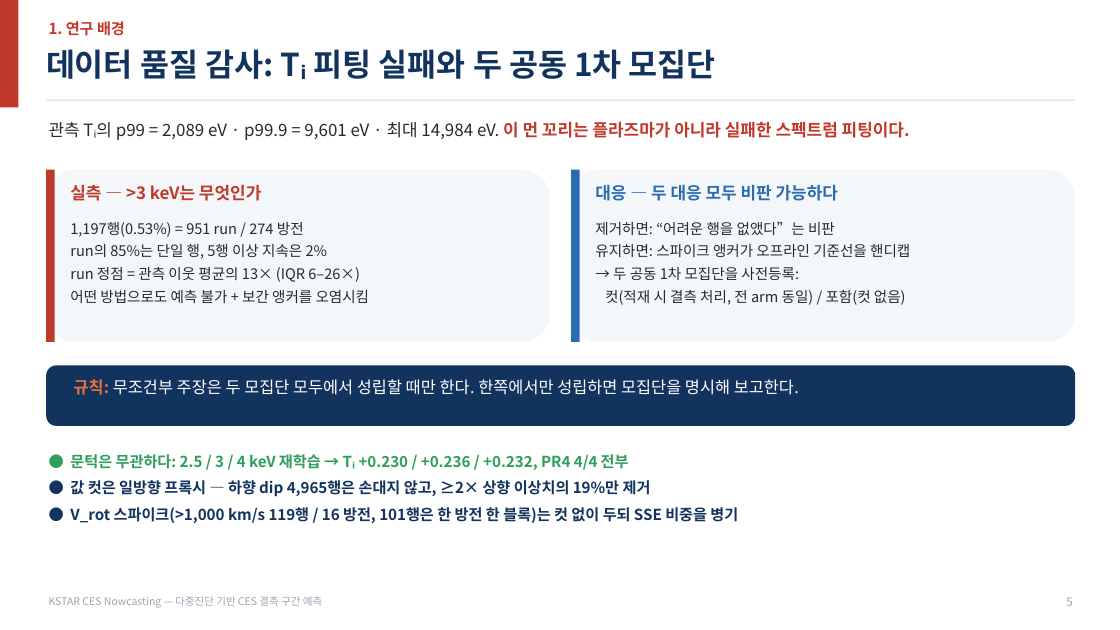
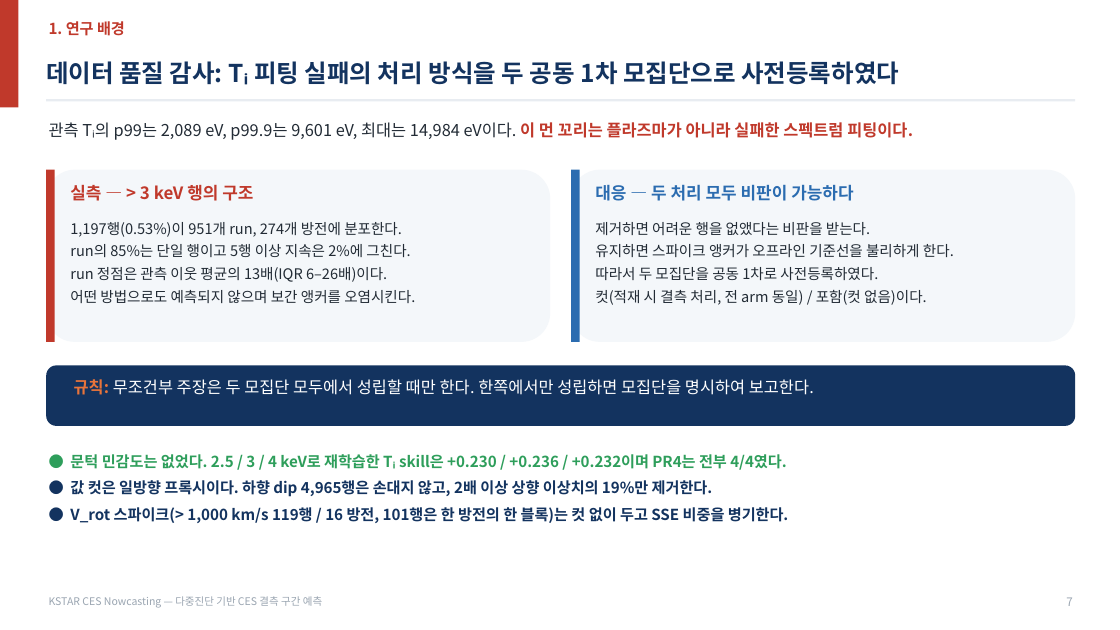
Before and after one commit to iseungsang01/ml-intern-revision, a slide deck: slide 9 of docs/presentation/KSTAR_CES_발표자료.pptx (slide 7 before the commit). Drawn at 1120x630 pixels with LibreOffice and Linux fonts; fonts in the diff are those of the drawing. Boxes give left, top, right and bottom in pixels: in the first picture for what was removed or moved away, otherwise in the second. Text is boxed around its words. In the diff, an @@ line names an element or a change of style, - is before the commit and + after.

```diff
--- a/docs/presentation/KSTAR_CES_발표자료.pptx
+++ b/docs/presentation/KSTAR_CES_발표자료.pptx
@@ text "데이터 품질 감사: Tᵢ 피팅 ..." at (x1=46, y1=61, x2=899, y2=85): vertical alignment top to middle @@
@@ text at (x1=46, y1=61, x2=899, y2=85): text changed; size 27 to 21 pt @@
-데이터 품질 감사: Tᵢ 피팅 실패와 두 공동 1차 모집단
+데이터 품질 감사: Tᵢ 피팅 실패의 처리 방식을 두 공동 1차 모집단으로 사전등록하였다
@@ text at (x1=49, y1=122, x2=913, y2=140): text changed; size 14.5 to 14 pt @@
-관측 Tᵢ의 p99 = 2,089 eV · p99.9 = 9,601 eV · 최대 14,984 eV. 이 먼 꼬리는 플라즈마가 아니라 실패한 스펙트럼 피팅이다.
+관측 Tᵢ의 p99는 2,089 eV, p99.9는 9,601 eV, 최대는 14,984 eV이다. 이 먼 꼬리는 플라즈마가 아니라 실패한 스펙트럼 피팅이다.
@@ text at (x1=70, y1=184, x2=253, y2=201): text changed @@
-실측 — >3 keV는 무엇인가
+실측 — > 3 keV 행의 구조
@@ text at (x1=595, y1=184, x2=853, y2=201): text changed @@
-대응 — 두 대응 모두 비판 가능하다
+대응 — 두 처리 모두 비판이 가능하다
@@ text at (x1=70, y1=222, x2=415, y2=303): text changed @@
-1,197행(0.53%) = 951 run / 274 방전
-run의 85%는 단일 행, 5행 이상 지속은 2%
-run 정점 = 관측 이웃 평균의 13× (IQR 6–26×)
-어떤 방법으로도 예측 불가 + 보간 앵커를 오염시킴
+1,197행(0.53%)이 951개 run, 274개 방전에 분포한다.
+run의 85%는 단일 행이고 5행 이상 지속은 2%에 그친다.
+run 정점은 관측 이웃 평균의 13배(IQR 6–26배)이다.
+어떤 방법으로도 예측되지 않으며 보간 앵커를 오염시킨다.
@@ text at (x1=595, y1=222, x2=954, y2=305): text changed @@
-제거하면: “어려운 행을 없앴다”는 비판
-유지하면: 스파이크 앵커가 오프라인 기준선을 핸디캡
-→ 두 공동 1차 모집단을 사전등록:
-컷(적재 시 결측 처리, 전 arm 동일) / 포함(컷 없음)
+제거하면 어려운 행을 없앴다는 비판을 받는다.
+유지하면 스파이크 앵커가 오프라인 기준선을 불리하게 한다.
+따라서 두 모집단을 공동 1차로 사전등록하였다.
+컷(적재 시 결측 처리, 전 arm 동일) / 포함(컷 없음)이다.
@@ text at (x1=74, y1=379, x2=814, y2=395): text changed @@
-규칙: 무조건부 주장은 두 모집단 모두에서 성립할 때만 한다. 한쪽에서만 성립하면 모집단을 명시해 보고한다.
+규칙: 무조건부 주장은 두 모집단 모두에서 성립할 때만 한다. 한쪽에서만 성립하면 모집단을 명시하여 보고한다.
@@ text at (x1=70, y1=454, x2=789, y2=523): text changed @@
-● 문턱은 무관하다: 2.5 / 3 / 4 keV 재학습 → Tᵢ +0.230 / +0.236 / +0.232, PR4 4/4 전부
-● 값 컷은 일방향 프록시 — 하향 dip 4,965행은 손대지 않고, ≥2× 상향 이상치의 19%만 제거
-● V_rot 스파이크(>1,000 km/s 119행 / 16 방전, 101행은 한 방전 한 블록)는 컷 없이 두되 SSE 비중을 병기
+● 문턱 민감도는 없었다. 2.5 / 3 / 4 keV로 재학습한 Tᵢ skill은 +0.230 / +0.236 / +0.232이며 PR4는 전부 4/4였다.
+● 값 컷은 일방향 프록시이다. 하향 dip 4,965행은 손대지 않고, 2배 이상 상향 이상치의 19%만 제거한다.
+● V_rot 스파이크(> 1,000 km/s 119행 / 16 방전, 101행은 한 방전의 한 블록)는 컷 없이 두고 SSE 비중을 병기한다.
@@ text at (x1=1066, y1=597, x2=1072, y2=606): text changed @@
-5
+7
```
Also in this commit, not shown: 42 other slides changed, 9 slides added, 7 other files.
